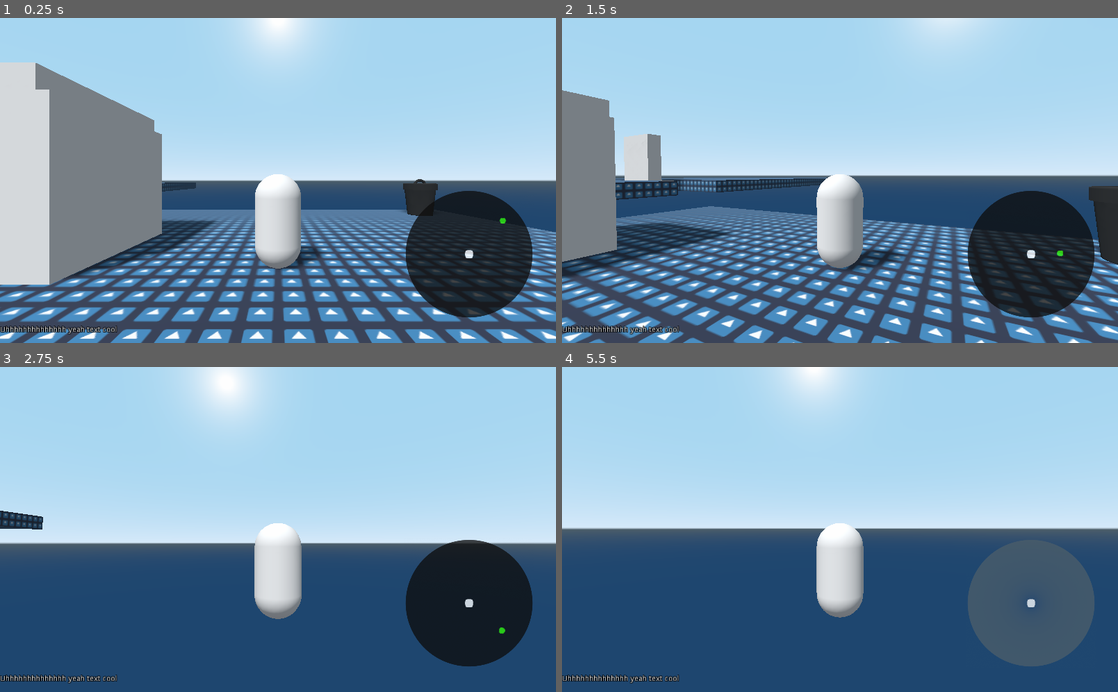
Above: before the commit, frames 1-4 (two rows, left to right).
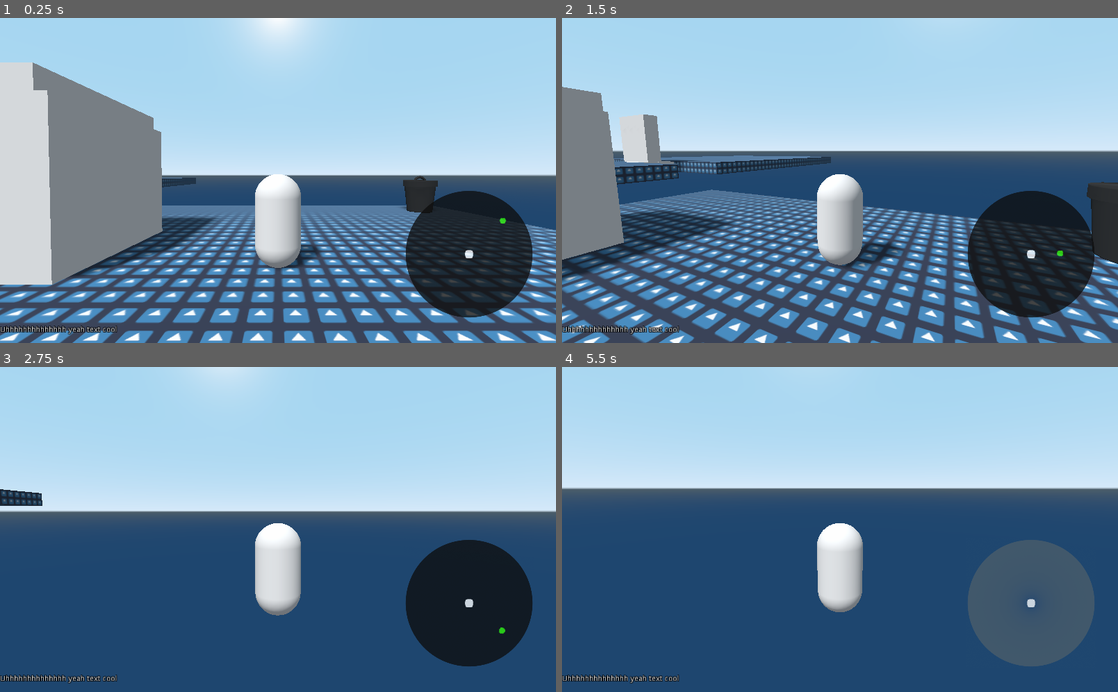
Above: after the commit, the same moments.

Repository: dotdotmod/ddm-acerola-jam-0-main
Game: Godot game, scene res://assets/native/levels/test_stage.tscn
Two runs of this game, one before a commit and one after it. Both use one fixed random seed, a clock stepped at 60 frames per second and the inputs below. The engine's default icon, where the game draws it, is replaced by a stand-in: a white triangle on a blue panel in a dark square.
Inputs (mouse positions are in pixels of both pictures, inside the frame that each line leads up to):
- Up to frame 1 (0.25 s): no input
- Up to frame 2 (1.5 s): move the mouse to (867, 180) at 0.52 s; hold W (move_forward) from 0.53 s (still down); click (867, 180) at 0.6 s; move the mouse to (812, 180) at 1.27 s; click (812, 180) at 1.35 s
- Up to frame 3 (2.75 s): keep holding W (move_forward); move the mouse to (289, 523) at 2.02 s; hold Shift (sprint) from 2.03 s (still down); click (289, 523) at 2.3 s
- Up to frame 4 (5.5 s): keep holding W (move_forward); move the mouse to (834, 536) at 2.77 s; release Shift (sprint) at 2.78 s; click (834, 536) at 2.85 s; move the mouse to (878, 532) at 3.52 s; click (878, 532) at 3.6 s; tap Escape (ui_cancel) at 4.15 s; move the mouse to (795, 526) at 4.27 s; tap Shift (sprint) at 4.35 s; click (795, 526) at 4.55 s; move the mouse to (845, 529) at 5.02 s; click (845, 529) at 5.1 s

The runs differ from the first frame. In frame 1, 12% of the frame differs, in the area x 0-100%, y 13-100%; in frame 2, 32%, in the area x 0-100%, y 0-100%; in frame 3, 14%; in frame 4, 19%.

Commit message:
more work on the model 'n stuff

Diff:
--- a/assets/native/character/player.tscn
+++ b/assets/native/character/player.tscn
@@ -62,6 +62,7 @@
 transform = Transform( 1, 0, 0, 0, 1, 0, 0, 0, 1, 0, 0.453962, -0.497042 )
 enabled = true
 cast_to = Vector3( 0, -1.5, -1.25 )
+collide_with_areas = true
 
 [node name="camera_system" type="Spatial" parent="."]
 script = ExtResource( 2 )
@@ -76,11 +77,13 @@
 near = 0.04
 far = 8192.0
 
-[node name="UI" type="Control" parent="."]
+[node name="UI_elements" type="CanvasLayer" parent="."]
+
+[node name="UI" type="Control" parent="UI_elements"]
 anchor_right = 1.0
 anchor_bottom = 1.0
 
-[node name="minimap" type="Control" parent="UI"]
+[node name="minimap" type="Control" parent="UI_elements/UI"]
 anchor_left = 1.0
 anchor_top = 1.0
 anchor_right = 1.0
@@ -90,53 +93,63 @@
 margin_right = -39.0
 margin_bottom = -45.0
 
-[node name="ViewportContainer" type="ViewportContainer" parent="UI/minimap"]
+[node name="ViewportContainer" type="ViewportContainer" parent="UI_elements/UI/minimap"]
 material = SubResource( 6 )
 anchor_right = 1.0
 anchor_bottom = 1.0
 
-[node name="Viewport" type="Viewport" parent="UI/minimap/ViewportContainer"]
+[node name="Viewport" type="Viewport" parent="UI_elements/UI/minimap/ViewportContainer"]
 size = Vector2( 240, 240 )
 handle_input_locally = false
 fxaa = true
 render_target_update_mode = 3
 
-[node name="minimap elements" type="Spatial" parent="UI/minimap/ViewportContainer/Viewport"]
+[node name="minimap elements" type="Spatial" parent="UI_elements/UI/minimap/ViewportContainer/Viewport"]
 
-[node name="minimap camera" type="Camera" parent="UI/minimap/ViewportContainer/Viewport/minimap elements"]
+[node name="minimap camera" type="Camera" parent="UI_elements/UI/minimap/ViewportContainer/Viewport/minimap elements"]
 transform = Transform( 1, 0, 0, 0, -4.37114e-08, 1, 0, -1, -4.37114e-08, 0, 10, 0 )
 cull_mask = 2
 projection = 1
 size = 30.0
 
-[node name="MeshInstance" type="MeshInstance" parent="UI/minimap/ViewportContainer/Viewport/minimap elements"]
+[node name="MeshInstance" type="MeshInstance" parent="UI_elements/UI/minimap/ViewportContainer/Viewport/minimap elements"]
 transform = Transform( 1, 0, 0, 0, 1, 0, 0, 0, 1, 0, -2.59736, 0 )
 layers = 2
 cast_shadow = 0
 mesh = SubResource( 3 )
 
-[node name="guide" type="Control" parent="UI"]
+[node name="guide" type="Control" parent="UI_elements/UI"]
 anchor_top = 1.0
 anchor_bottom = 1.0
 margin_top = -47.0
 margin_right = 765.0
 
-[node name="HBoxContainer" type="HBoxContainer" parent="UI/guide"]
+[node name="HBoxContainer" type="HBoxContainer" parent="UI_elements/UI/guide"]
 anchor_right = 1.0
 anchor_bottom = 1.0
 
-[node name="Label" type="Label" parent="UI/guide/HBoxContainer"]
+[node name="Label" type="Label" parent="UI_elements/UI/guide/HBoxContainer"]
 margin_top = 16.0
 margin_right = 216.0
 margin_bottom = 30.0
 theme = SubResource( 7 )
 text = "Uhhhhhhhhhhhhhh yeah text cool"
 
-[node name="textbox" type="Control" parent="UI"]
+[node name="textbox" type="Control" parent="UI_elements/UI"]
 anchor_right = 1.0
 anchor_bottom = 1.0
+margin_top = 268.0
 
-[node name="interact" type="Control" parent="UI"]
+[node name="TextureRect" type="TextureRect" parent="UI_elements/UI/textbox"]
+anchor_top = 1.0
+anchor_right = 1.0
+anchor_bottom = 1.0
+margin_left = 168.0
+margin_top = -203.0
+margin_right = -29.0
+margin_bottom = -22.0
+
+[node name="interact" type="Control" parent="UI_elements/UI"]
 anchor_left = 0.5
 anchor_top = 1.0
 anchor_right = 0.5
@@ -144,3 +157,5 @@
 margin_left = -20.0
 margin_top = -40.0
 margin_right = 20.0
+
+[node name="Pause_screen" type="CanvasLayer" parent="."]
--- a/assets/native/drag_n_drops/door.tscn
+++ b/assets/native/drag_n_drops/door.tscn
@@ -2,16 +2,10 @@
 
 [ext_resource path="res://assets/native/scripts/door.gd" type="Script" id=1]
 
-[sub_resource type="CubeMesh" id=1]
-size = Vector3( 1, 4, 4 )
-
-[sub_resource type="ConcavePolygonShape" id=2]
-data = PoolVector3Array( -0.5, 2, 2, 0.5, 2, 2, -0.5, -2, 2, 0.5, 2, 2, 0.5, -2, 2, -0.5, -2, 2, 0.5, 2, -2, -0.5, 2, -2, 0.5, -2, -2, -0.5, 2, -2, -0.5, -2, -2, 0.5, -2, -2, 0.5, 2, 2, 0.5, 2, -2, 0.5, -2, 2, 0.5, 2, -2, 0.5, -2, -2, 0.5, -2, 2, -0.5, 2, -2, -0.5, 2, 2, -0.5, -2, -2, -0.5, 2, 2, -0.5, -2, 2, -0.5, -2, -2, 0.5, 2, 2, -0.5, 2, 2, 0.5, 2, -2, -0.5, 2, 2, -0.5, 2, -2, 0.5, 2, -2, -0.5, -2, 2, 0.5, -2, 2, -0.5, -2, -2, 0.5, -2, 2, 0.5, -2, -2, -0.5, -2, -2 )
-
 [sub_resource type="Animation" id=3]
 length = 0.001
 tracks/0/type = "value"
-tracks/0/path = NodePath("MeshInstance7:translation")
+tracks/0/path = NodePath("StaticBody/MeshInstance7:translation")
 tracks/0/interp = 1
 tracks/0/loop_wrap = true
 tracks/0/imported = false
@@ -22,11 +16,35 @@
 "update": 0,
 "values": [ Vector3( 0, 0, 0 ) ]
 }
+tracks/1/type = "value"
+tracks/1/path = NodePath("StaticBody/CollisionShape:translation")
+tracks/1/interp = 1
+tracks/1/loop_wrap = true
+tracks/1/imported = false
+tracks/1/enabled = true
+tracks/1/keys = {
+"times": PoolRealArray( 0 ),
+"transitions": PoolRealArray( 1 ),
+"update": 0,
+"values": [ Vector3( 0, 0, 0 ) ]
+}
+tracks/2/type = "value"
+tracks/2/path = NodePath("StaticBody:translation")
+tracks/2/interp = 1
+tracks/2/loop_wrap = true
+tracks/2/imported = false
+tracks/2/enabled = true
+tracks/2/keys = {
+"times": PoolRealArray( 0 ),
+"transitions": PoolRealArray( 1 ),
+"update": 0,
+"values": [ Vector3( 0, 0, 0 ) ]
+}
 
 [sub_resource type="Animation" id=4]
 resource_name = "door"
 tracks/0/type = "value"
-tracks/0/path = NodePath("MeshInstance7:translation")
+tracks/0/path = NodePath("StaticBody:translation")
 tracks/0/interp = 1
 tracks/0/loop_wrap = true
 tracks/0/imported = false
@@ -38,19 +56,30 @@
 "values": [ Vector3( 0, 0, 0 ), Vector3( 0, 0, 4 ) ]
 }
 
-[node name="Spatial" type="Spatial" groups=["Interactable"]]
+[sub_resource type="ConcavePolygonShape" id=2]
+data = PoolVector3Array( -0.5, 2, 2, 0.5, 2, 2, -0.5, -2, 2, 0.5, 2, 2, 0.5, -2, 2, -0.5, -2, 2, 0.5, 2, -2, -0.5, 2, -2, 0.5, -2, -2, -0.5, 2, -2, -0.5, -2, -2, 0.5, -2, -2, 0.5, 2, 2, 0.5, 2, -2, 0.5, -2, 2, 0.5, 2, -2, 0.5, -2, -2, 0.5, -2, 2, -0.5, 2, -2, -0.5, 2, 2, -0.5, -2, -2, -0.5, 2, 2, -0.5, -2, 2, -0.5, -2, -2, 0.5, 2, 2, -0.5, 2, 2, 0.5, 2, -2, -0.5, 2, 2, -0.5, 2, -2, 0.5, 2, -2, -0.5, -2, 2, 0.5, -2, 2, -0.5, -2, -2, 0.5, -2, 2, 0.5, -2, -2, -0.5, -2, -2 )
+
+[sub_resource type="CubeMesh" id=1]
+size = Vector3( 1, 4, 4 )
+
+[node name="Spatial" type="Area" groups=["Interactable"]]
 script = ExtResource( 1 )
 
-[node name="MeshInstance7" type="MeshInstance" parent="."]
+[node name="AnimationPlayer" type="AnimationPlayer" parent="."]
+anims/RESET = SubResource( 3 )
+anims/door = SubResource( 4 )
+
+[node name="StaticBody" type="StaticBody" parent="."]
+
+[node name="CollisionShape" type="CollisionShape" parent="StaticBody"]
+transform = Transform( 1, 0, 0, 0, -4.37114e-08, 1, 0, -1, -4.37114e-08, 0, 0, 0 )
+shape = SubResource( 2 )
+
+[node name="MeshInstance7" type="MeshInstance" parent="StaticBody"]
 transform = Transform( 1, 0, 0, 0, -4.37114e-08, 1, 0, -1, -4.37114e-08, 0, 0, 0 )
 mesh = SubResource( 1 )
 skeleton = NodePath("../../level terrain")
 
-[node name="StaticBody" type="StaticBody" parent="MeshInstance7"]
-
-[node name="CollisionShape" type="CollisionShape" parent="MeshInstance7/StaticBody"]
+[node name="CollisionShape2" type="CollisionShape" parent="."]
+transform = Transform( 1.241, 0, 0, 0, -4.4979e-08, 1, 0, -1.029, -4.37114e-08, 0, 0, 0 )
 shape = SubResource( 2 )
-
-[node name="AnimationPlayer" type="AnimationPlayer" parent="."]
-anims/RESET = SubResource( 3 )
-anims/door = SubResource( 4 )
--- a/assets/native/drag_n_drops/garbage_can.tscn
+++ b/assets/native/drag_n_drops/garbage_can.tscn
@@ -11,13 +11,11 @@
 [sub_resource type="ConcavePolygonShape" id=2]
 data = PoolVector3Array( -0.6985, 1.4308, -0.2893, -0.756, 1.4308, 0, -0.7111, 1.5576, -0.2946, -0.7111, 1.5576, -0.294 …(20776 unchanged characters)…
 
-[node name="garbage_can" type="Spatial"]
+[node name="garbage_can" type="StaticBody"]
 
 [node name="MeshInstance" type="MeshInstance" parent="."]
 material_override = SubResource( 1 )
 mesh = ExtResource( 1 )
 
-[node name="StaticBody" type="StaticBody" parent="MeshInstance"]
-
-[node name="CollisionShape" type="CollisionShape" parent="MeshInstance/StaticBody"]
+[node name="CollisionShape" type="CollisionShape" parent="."]
 shape = SubResource( 2 )
--- /dev/null
+++ b/assets/native/levels/school_floor1.tscn
@@ -0,0 +1,3 @@
+[gd_scene format=2]
+
+[node name="school_floor1" type="Spatial"]
--- a/assets/native/levels/test_stage.tscn
+++ b/assets/native/levels/test_stage.tscn
@@ -22,6 +22,28 @@
 
 [sub_resource type="ConcavePolygonShape" id=5]
 data = PoolVector3Array( -0.5, 2, 2, 0.5, 2, 2, -0.5, -2, 2, 0.5, 2, 2, 0.5, -2, 2, -0.5, -2, 2, 0.5, 2, -2, -0.5, 2, - …(356 unchanged characters)…
+
+[sub_resource type="GDScript" id=13]
+resource_name = "interact w trash"
+script/source = "extends Area
+
+
+# Declare member variables here. Examples:
+# var a = 2
+# var b = \"text\"
+
+
+# Called when the node enters the scene tree for the first time.
+func _ready():
+	pass # Replace with function body.
+
+
+# Called every frame. 'delta' is the elapsed time since the previous frame.
+#func _process(delta):
+#	pass
+"
+
+[sub_resource type="CylinderShape" id=12]
 
 [sub_resource type="SpatialMaterial" id=8]
 flags_unshaded = true
@@ -148,6 +170,13 @@
 [node name="garbage_can" parent="level assets" instance=ExtResource( 3 )]
 transform = Transform( 1, 0, 0, 0, 1, 0, 0, 0, 1, 7.77068, 0.5, -7.72329 )
 
+[node name="Area" type="Area" parent="level assets/garbage_can"]
+script = SubResource( 13 )
+
+[node name="CollisionShape" type="CollisionShape" parent="level assets/garbage_can/Area"]
+transform = Transform( 1, 0, 0, 0, 1, 0, 0, 0, 1, 0, 0.775136, 0 )
+shape = SubResource( 12 )
+
 [node name="minimap elements" type="Spatial" parent="."]
 
 [node name="bottom" type="MeshInstance" parent="minimap elements"]
@@ -167,7 +196,7 @@
 light_energy = 0.9
 shadow_enabled = true
 directional_shadow_blend_splits = true
-directional_shadow_max_distance = 70.0
+directional_shadow_max_distance = 50.0
 
 [node name="WorldEnvironment" type="WorldEnvironment" parent="."]
 environment = SubResource( 6 )
--- a/assets/native/scripts/camera_system.gd
+++ b/assets/native/scripts/camera_system.gd
@@ -30,6 +30,6 @@
 		"Manual":
 			camera.set_as_toplevel(false)
 			cam_pivot.spring_length = 5
-			v = lerp(v, 0, 0.0125)
+			v = lerp(v, -10, 0.01)
 			cam_pivot.rotation_degrees.y = lerp(cam_pivot.rotation_degrees.y, h, 0.5)
 			cam_pivot.rotation_degrees.x = lerp(cam_pivot.rotation_degrees.x, v, 0.5)
--- a/assets/native/scripts/door.gd
+++ b/assets/native/scripts/door.gd
@@ -1,10 +1,6 @@
-extends Spatial
+extends Area
 
 
 
-# Called when the node enters the scene tree for the first time.
-func _ready():
-	pass # Replace with function body.
-
 func interact():
 	$AnimationPlayer.play("door")
--- a/assets/native/scripts/player.gd
+++ b/assets/native/scripts/player.gd
@@ -11,8 +11,8 @@
 onready var camera = $camera_system/camera_pivot/Camera
 onready var camera_core = $camera_system
 onready var model_core = $model_core
-onready var minimap_elements = $"UI/minimap/ViewportContainer/Viewport/minimap elements"
-onready var minimap_camera_element = $"UI/minimap/ViewportContainer/Viewport/minimap elements/minimap camera"
+onready var minimap_elements = $"UI_elements/UI/minimap/ViewportContainer/Viewport/minimap elements"
+onready var minimap_camera_element = $"UI_elements/UI/minimap/ViewportContainer/Viewport/minimap elements/minimap camera"
 onready var interact_ray = $model_core/raycasts/interact
 
 func _physics_process(delta):
@@ -66,3 +66,6 @@
 	#Minimap stuff
 	minimap_elements.global_translation = global_translation
 	minimap_camera_element.global_rotation.y = camera.global_rotation.y
+
+	if Input.is_action_just_pressed("ui_cancel"):
+		Input.mouse_mode = Input.MOUSE_MODE_VISIBLE
--- a/project.godot
+++ b/project.godot
@@ -17,6 +17,11 @@
 [debug]
 
 settings/stdout/print_fps=true
+
+[display]
+
+window/stretch/mode="viewport"
+window/stretch/aspect="keep"
 
 [gui]
 
Not shown: 1 places in assets/native/levels/test_stage.tscn that only renumber resources
Not shown, changed: external/miko model.blend
Not shown, changed: external/miko model.blend1
Not shown, added: external/miko model1.blend
Not shown, added: external/miko model1.blend1
Not shown, added: external/miko model2.blend
Not shown, added: external/miko model2.blend1
